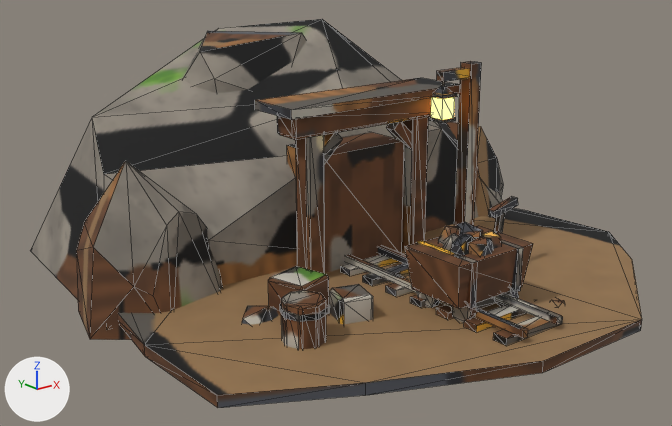
One commit to the glTF model game/assets/models/mine.glb: the scene before it, then after it.
Camera for both pictures: a camera (50 mm lens) standing at (-1.209, -1.517, 0.703) and looking at (-0.05, -0.068, 0.123). The axes (+X, +Y, +Z) are drawn at lower left. The lights are the same throughout. The picture after the commit comes second. Mesh edges are drawn as thin lines. Vertices at exactly the same position are counted once.

Objects in the first picture: 'mine'.
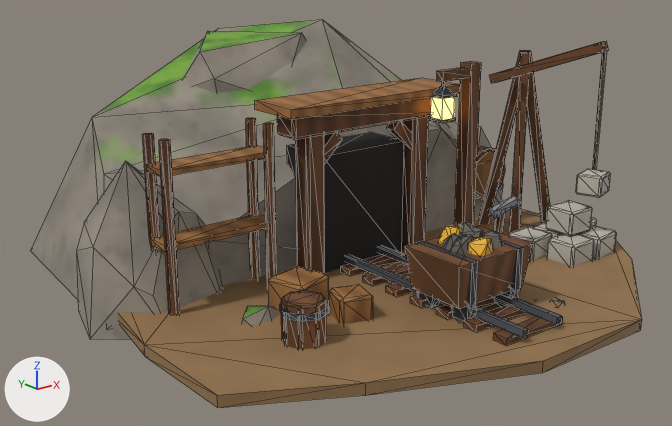
Location of each change, [x1, y1, x2, y2] in pixels of the pictures (672 x 426 px):
```json
{"part": 1, "of": "me_mine", "change": "added", "after": [475, 150, 505, 198], "on screen": "brown"}
{"part": 2, "of": "me_mine", "change": "added", "after": [475, 146, 496, 199]}
{"part": 3, "of": "me_mine", "change": "added", "after": [592, 46, 607, 170]}
{"part": 4, "of": "me_mine", "change": "added", "after": [150, 214, 267, 252], "on screen": "brown"}
{"part": 5, "of": "me_mine", "change": "added", "after": [145, 146, 266, 177], "on screen": "brown"}
{"part": 6, "of": "me_mine", "change": "added", "after": [159, 139, 180, 316], "on screen": "brown"}
{"part": 7, "of": "me_mine", "change": "added", "after": [142, 133, 160, 250], "on screen": "brown"}
{"part": 8, "of": "me_mine", "change": "added", "after": [263, 123, 277, 286]}
{"part": 9, "of": "me_mine", "change": "added", "after": [246, 118, 260, 279]}
{"part": 10, "of": "me_mine", "change": "added", "after": [478, 41, 617, 266]}
{"part": 11, "of": "me_mine", "change": "surface changed", "before": [31, 19, 642, 408], "after": [31, 19, 642, 408]}
```

Scene script edits in JSON lines:
```json
{"block": "me_mine", "where": "# used by ob_mine; location = (0.0, -0.12, 0.0)"}
{"op": "remove", "block": "me_mine", "code": "me_mine.from_pydata(...)  # 742 vertices, 1264 faces; spans x -0.575..0.582, y -0.525..0.62, z -0.04..0.479"}
{"op": "add", "block": "me_mine", "code": "me_mine.from_pydata(...)  # 1070 vertices, 1836 faces; spans x -0.575..0.582, y -0.525..0.62, z -0.04..0.479"}
{"block": "me_mine", "change": "me_mine part 1: a new loose piece, a 12-sided cylinder along y spanning x 0.38..0.5, y 0.075..0.105, z 0.06..0.18, in mat_baked (picture img_bake)"}
{"block": "me_mine", "change": "me_mine part 2: a new loose piece, a 12-sided cylinder along y spanning x 0.375..0.505, y 0.08..0.1, z 0.055..0.185, in mat_baked (picture img_bake)"}
{"block": "me_mine", "change": "me_mine part 3: a new loose piece, a box spanning x 0.417..0.423, y -0.243..-0.237, z 0.2..0.46, in mat_baked (picture img_bake)"}
{"block": "me_mine", "change": "me_mine part 4: a new loose piece, a box spanning x -0.46..-0.22, y 0.03..0.09, z 0.134..0.146, in mat_baked (picture img_bake)"}
{"block": "me_mine", "change": "me_mine part 5: a new loose piece, a box spanning x -0.46..-0.22, y 0.03..0.09, z 0.274..0.286, in mat_baked (picture img_bake)"}
{"block": "me_mine", "change": "me_mine part 6: a new loose piece, a 6-sided cylinder along z spanning x -0.459..-0.441, y 0.02..0.04, z 0.0..0.34, in mat_baked (picture img_bake)"}
{"block": "me_mine", "change": "me_mine part 7: a new loose piece, a 6-sided cylinder along z spanning x -0.459..-0.441, y 0.08..0.1, z 0.0..0.34, in mat_baked (picture img_bake)"}
{"block": "me_mine", "change": "me_mine part 8: a new loose piece, a 6-sided cylinder along z spanning x -0.239..-0.221, y 0.02..0.04, z 0.0..0.34, in mat_baked (picture img_bake)"}
{"block": "me_mine", "change": "me_mine part 9: a new loose piece, a 6-sided cylinder along z spanning x -0.239..-0.221, y 0.08..0.1, z 0.0..0.34, in mat_baked (picture img_bake)"}
{"block": "me_mine", "change": "me_mine part 10"}
{"block": "me_mine", "change": "104 vertices are added at x 0.28..0.523, y -0.278..0.065, z -0.002..0.469"}
{"block": "me_mine", "change": "48 new vertices lie (0.0, 0.0, 0.046) away from vertices in x 0.28..0.523, y -0.278..-0.119, z 0.007..0.062"}
{"block": "me_mine", "change": "8 new vertices lie (0.005, 0.001, -0.005) away from vertices in x 0.28..0.449, y -0.274..-0.134, z 0.007"}
{"block": "me_mine", "change": "8 new vertices lie (0.005, 0.001, 0.004) away from vertices in x 0.28..0.449, y -0.274..-0.134, z 0.053"}
{"block": "me_mine", "change": "8 new vertices lie (0.064, 0.006, 0.0) away from vertices in x 0.285..0.411, y -0.273..-0.133, z 0.002..0.057"}
{"block": "me_mine", "change": "8 new vertices lie (0.064, 0.013, 0.0) away from vertices in x 0.362..0.454, y -0.196..-0.137, z 0.002..0.057"}
{"block": "me_mine", "change": "8 new vertices lie (0.05, 0.015, 0.0) away from vertices in x 0.387..0.403, y -0.274..-0.221, z 0.148..0.192"}
{"block": "me_mine", "change": "8 new vertices lie (0.014, 0.017, 0.0) away from vertices in x 0.385..0.521, y -0.065..0.048, z -0.002..0.422"}
{"block": "me_mine", "change": "8 new vertices lie (0.014, -0.017, 0.0) away from vertices in x 0.385..0.521, y -0.048..0.065, z -0.002..0.422"}
{"block": "me_mine", "change": "368 new faces join them, mat_baked (picture img_bake)"}
{"block": "me_mine", "change": "me_mine part 11: 1257 kept faces spanning x -0.575..0.582, y -0.525..0.62, z -0.04..0.479 get new texture (UV) coordinates"}
```
